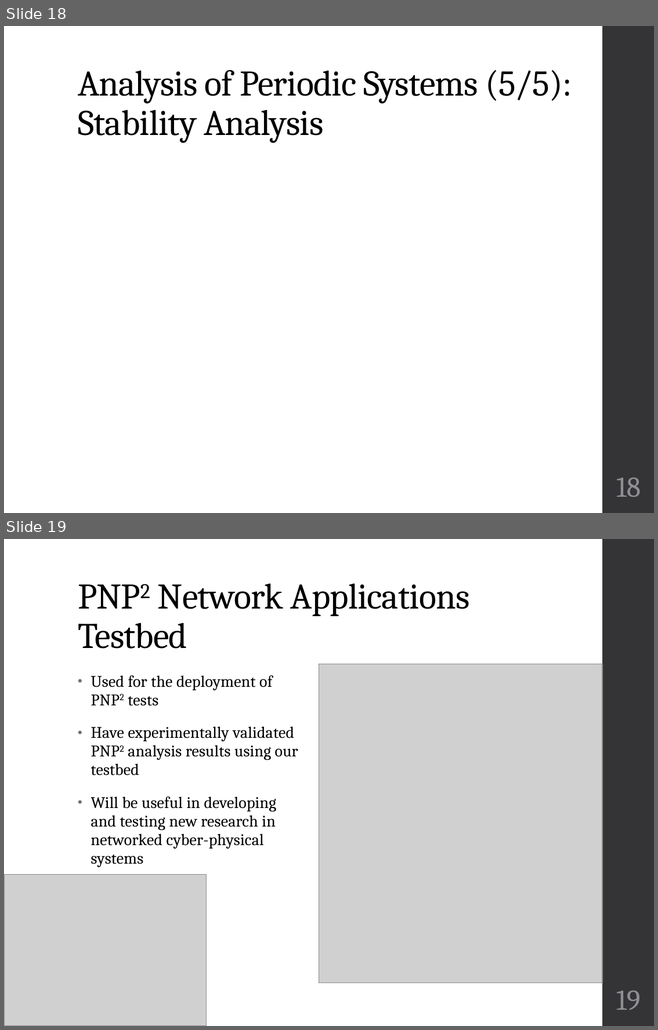
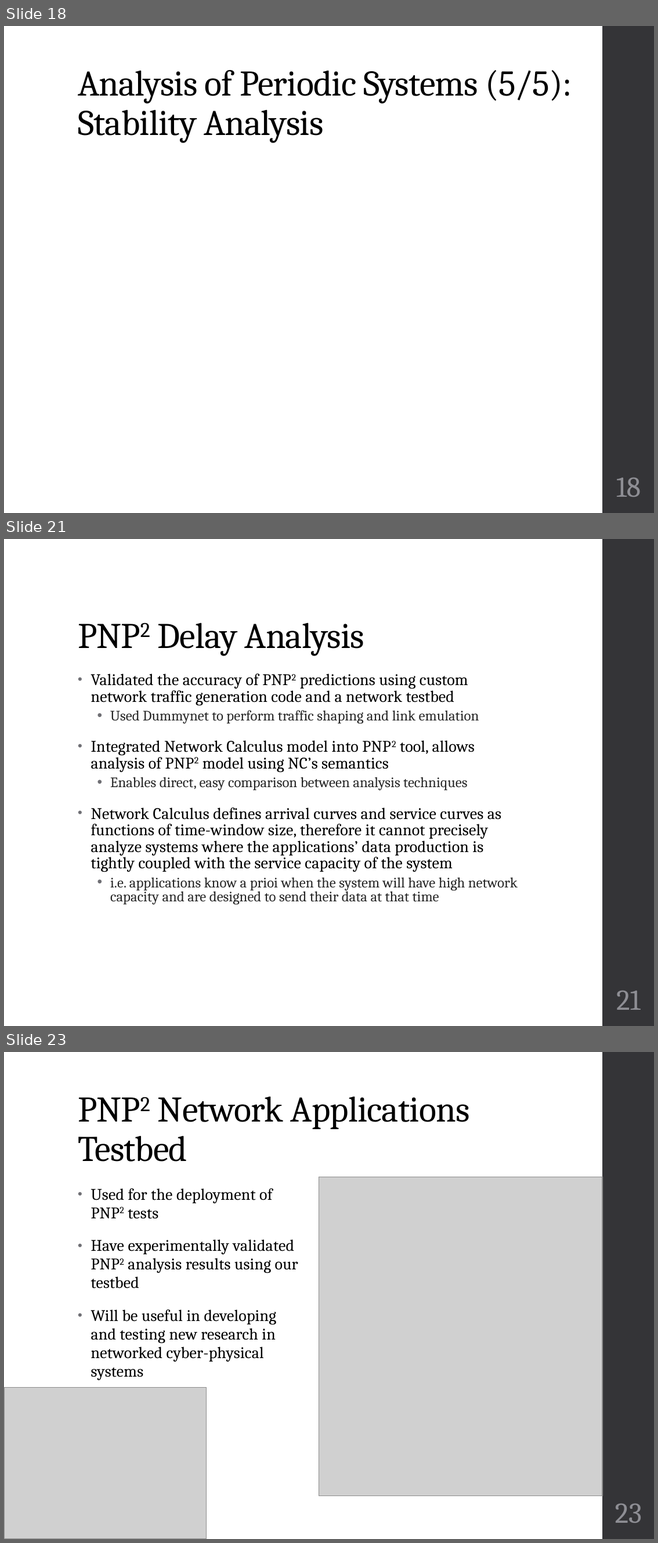
Before and after one commit to finger563/cbsat, a slide deck: thesis/Defense.pptx. Shown one above the other, each under a label of ours: slides 18 and 19 before the commit, slides 18, 21 and 23 after it; the slides between them are not shown. The pictures are 658x1030 and 658x1543 pixels, drawn with LibreOffice and Linux fonts; fonts in the diff are those of the drawing; grey boxes stand for pictures. Boxes give left, top, right and bottom in pixels: in the first picture for what was removed or moved away, otherwise in the second. Text is boxed around its words. In the diff, an @@ line names an element or a change of style, - is before the commit and + after.

```diff
--- a/thesis/Defense.pptx
+++ b/thesis/Defense.pptx
@@ slide 21 added at (4, 539, 654, 1026), background #FFFFFF; not listed: 1 template element that a slide beside it also shows @@
@@ title added at (158, 623, 364, 656), 40 pt, text #000000 @@
+PNP2 Delay Analysis
@@ text added at (91, 674, 517, 904), 18 pt, text #000000 @@
+• Validated the accuracy of PNP2 predictions using custom network traffic generation code and a network testbed
+  • Used Dummynet to perform traffic shaping and link emulation
+• Integrated Network Calculus model into PNP2 tool, allows analysis of PNP2 model using NC’s semantics
+  • Enables direct, easy comparison between analysis techniques
+• Network Calculus defines arrival curves and service curves as functions of time-window size, therefore it cannot precisely analyze systems where the applications’ data production is tightly coupled with the service capacity of the system
+  • i.e. applications know a prioi when the system will have high network capacity and are designed to send their data at that time
@@ page number added at (616, 991, 640, 1010), 32 pt, text #8E8E94 @@
+21
@@ what was slide 19 is now slide 23 @@
@@ page number at (615, 1504, 641, 1523): text changed @@
-19
+23
```
Also in this commit, not shown: 1 slide changed, 3 other slides added.
